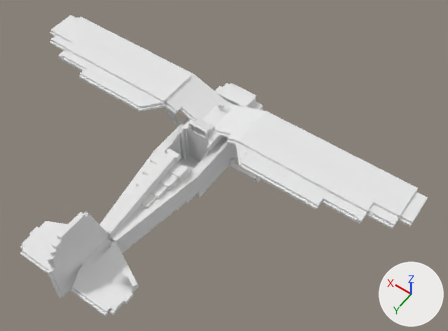
The OBJ model src/main/resources/assets/mtsofficialpack/objmodels/vehicles/pzlp11.obj as it was, and as the next commit left it.
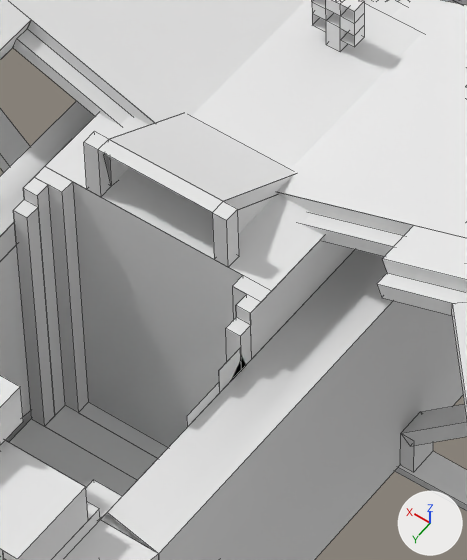
Each version is shown whole from a 50 mm lens placed at (-7.03, 9.44, 13.69), pointed at (-1.09, 1.11, 0.61), then close up on the part from 40% to 53% of the width and 32% to 54% of the height. The axes (+X, +Y, +Z) are drawn at lower right. The lights are the same throughout. The close-ups show mesh edges as thin lines. Where no turn or scale is listed for an object, it has been applied to the vertices. Vertices at the same position are counted once.

Script lines for the objects in view, before the commit:
```python
me_fuselage_fs = bpy.data.meshes.new('Fuselage_Fs')
me_fuselage_fs.from_pydata(...)  # 1383 vertices, 872 faces; spans x -6.0..6.0, y -1.44..5.94, z -1.59..2.13
me_fuselage_fs.materials.append(mat_none_pzlp11_png)  # its picture is missing
me_window_f = bpy.data.meshes.new('Window_F')
me_window_f.from_pydata([(-0.25, 0.317, 0.875), (0.25, 0.317, 0.875), (0.25, 0.75, 1.125), (-0.25, 0.75, 1.125)], [], [(0, 1, 2, 3)])
me_window_f.materials.append(mat_none_pzlp11_png)  # its picture is missing
ob_fuselage_fs = bpy.data.objects.new('Fuselage_Fs', me_fuselage_fs)
ob_fuselage_fs.location = (0.0, 0.0, 0.0)
ob_window_f = bpy.data.objects.new('Window_F', me_window_f)
ob_window_f.location = (0.0, 0.0, 0.0)
```
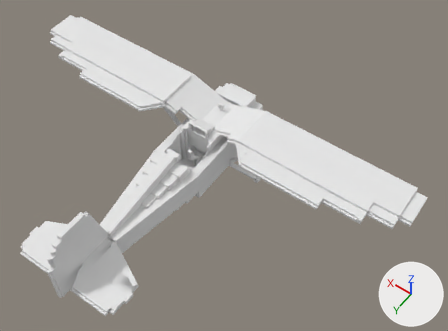
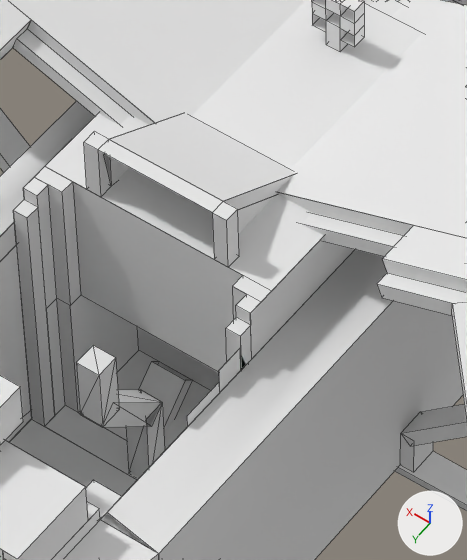
Changed parts and their boxes (x1, y1, x2, y2) in the close-ups (467 x 560 px):
```json
{"object": "$Stick", "change": "added", "after": [76, 345, 165, 478]}
{"object": "$rightpedal", "change": "added", "after": [139, 361, 192, 430]}
{"part": 1, "of": "me_fuselage_fs", "change": "built on", "before": [62, 182, 243, 458], "after": [37, 182, 249, 450]}
```

The change, as JSON lines over the scene's bpy script:
```json
{"block": "me_fuselage_fs", "where": "# used by ob_fuselage_fs; location = (0.0, 0.0, 0.0)"}
{"op": "remove", "block": "me_fuselage_fs", "code": "me_fuselage_fs.from_pydata(...)  # 1383 vertices, 872 faces; spans x -6.0..6.0, y -1.44..5.94, z -1.59..2.13"}
{"op": "add", "block": "me_fuselage_fs", "code": "me_fuselage_fs.from_pydata(...)  # 1442 vertices, 914 faces; spans x -6.0..6.0, y -1.44..5.94, z -1.59..2.13"}
{"block": "me_fuselage_fs", "change": "me_fuselage_fs part 1: 2 vertices removed from x -0.38..0.38, y 0.81, z -0.38; 21 vertices added at x -0.44..0.5, y -0.77..1.0, z -0.79..0.62"}
{"op": "add", "block": "me_stick", "code": ["me_stick = bpy.data.meshes.new('$Stick')", "me_stick.from_pydata(...)  # 22 vertices, 36 faces; spans x -0.049..0.053, y 0.891..1.238, z -0.383..0.513", "me_stick.materials.append(mat_none_pzlp11_png)  # its picture is missing"]}
{"op": "add", "block": "me_rightpedal", "code": ["me_rightpedal = bpy.data.meshes.new('$rightpedal')", "me_rightpedal.from_pydata([(0.219, 0.793, -0.393), (0.219, 0.616, -0.217), (0.219, 0.572, -0.261), (0.219, 0.749, -0.438), (0.062, 0.749, -0.438), (0.062, 0.572, -0.261), (0.062, 0.616, -0.217), (0.062, 0.793, -0.393)], [], [(0, 1, 2, 3), (4, 5, 6, 7), (2, 1, 6, 5), (0, 3, 4, 7), (3, 2, 5, 4), (7, 6, 1, 0)])", "me_rightpedal.materials.append(mat_none_pzlp11_png)  # its picture is missing"]}
{"op": "add", "block": "ob_stick", "code": ["ob_stick = bpy.data.objects.new('$Stick', me_stick)", "ob_stick.location = (0.0, 0.0, 0.0)"]}
{"op": "add", "block": "ob_rightpedal", "code": ["ob_rightpedal = bpy.data.objects.new('$rightpedal', me_rightpedal)", "ob_rightpedal.location = (0.0, 0.0, 0.0)"]}
```
